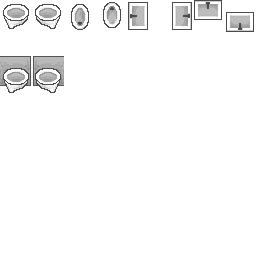
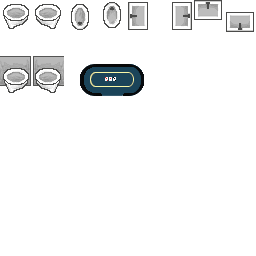
Two versions of the same layered image (w=256, h=256). Layer-by-layer changes:
added layer "poker" in group "new" over 80, 64, 144, 96
